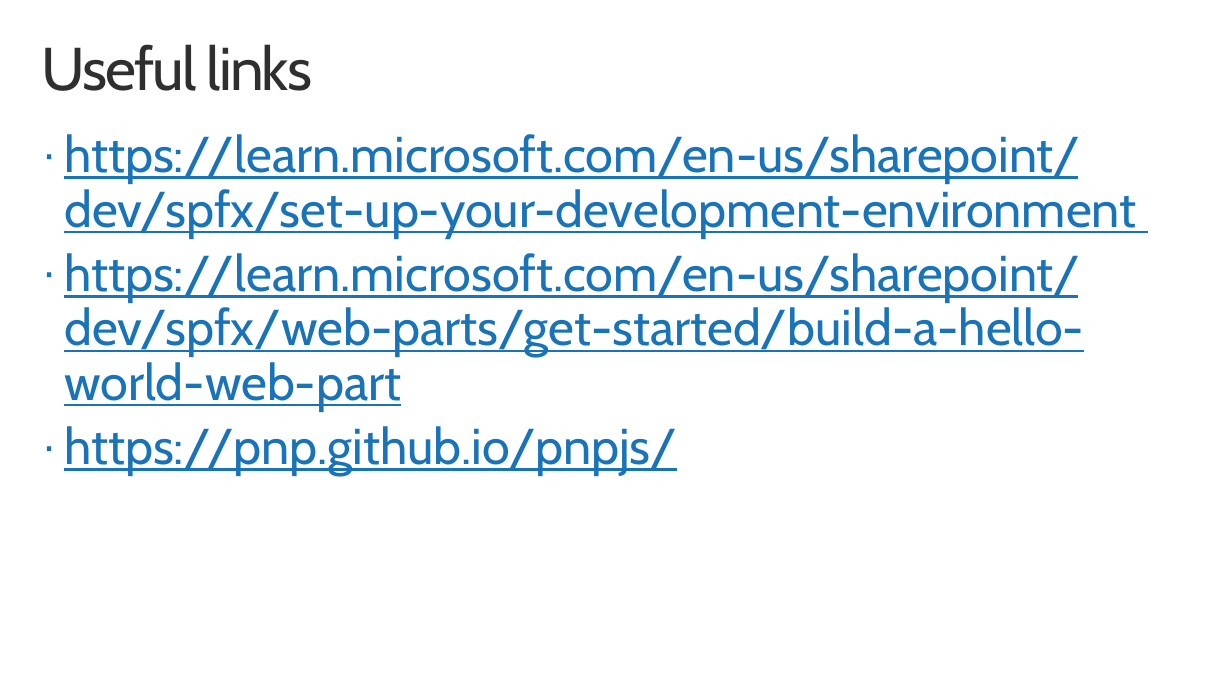
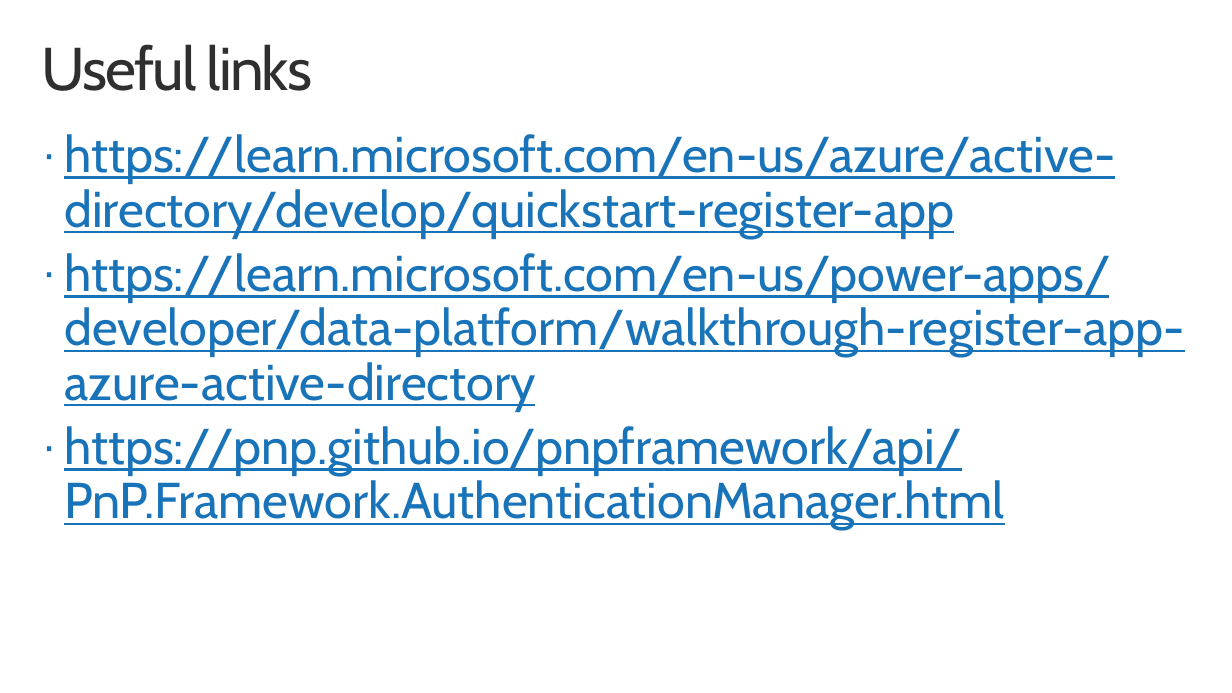
Before and after one commit to pnp/addin-transformation-guidance, a slide deck: slide 5 of presentations/From-Provider-Hosted-to-AAD-applications.pptx. Drawn at 1232x693 pixels with LibreOffice and Linux fonts; fonts in the diff are those of the drawing; background and template pictures are left out. Boxes give left, top, right and bottom in pixels: in the first picture for what was removed or moved away, otherwise in the second. Text is boxed around its words. In the diff, an @@ line names an element or a change of style, - is before the commit and + after.

Commit message:
Updated presentations

```diff
--- a/presentations/From-Provider-Hosted-to-AAD-applications.pptx
+++ b/presentations/From-Provider-Hosted-to-AAD-applications.pptx
@@ text at [64, 134, 1185, 529]: text changed @@
-· https://learn.microsoft.com/en-us/sharepoint/dev/spfx/set-up-your-development-environment
-· https://learn.microsoft.com/en-us/sharepoint/dev/spfx/web-parts/get-started/build-a-hello-world-web-part
-· https://pnp.github.io/pnpjs/
+· https://learn.microsoft.com/en-us/azure/active-directory/develop/quickstart-register-app
+· https://learn.microsoft.com/en-us/power-apps/developer/data-platform/walkthrough-register-app-azure-active-directory
+· https://pnp.github.io/pnpframework/api/PnP.Framework.AuthenticationManager.html
```
Also in this commit, not shown: 3 other slides changed, 3 other files.
